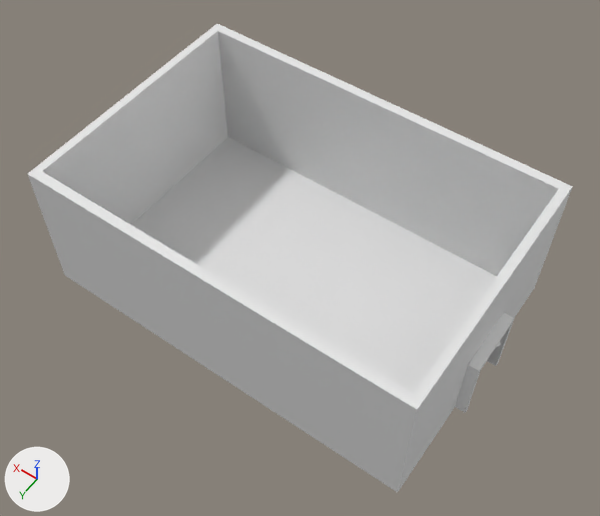
An edit to the Blender file Blender/restaurace.blend, drawn before and after from the same camera.
Before and after are seen from a 50 mm camera at (-22.2, 30.8, 51.5) aimed at (-0.9, 1.1, 4.7). Lighting does not change. The marker at lower left points along +X, +Y and +Z.

The scene before the commit, as lines of its bpy script (objects in view):
```python
me_cube_001 = bpy.data.meshes.new('Cube.001')
me_cube_001.from_pydata(...)  # a box spanning x -1.0..1.0, y -1.0..-0.29, z -1.0..10.27
# before: 0 (-1.0, -1.0, -1.0) at pixel (534, 287), 1 (-1.0, -1.0, 10.27) at pixel (572, 186), 2 (-1.0, -0.29, -1.0) at pixel (530, 293), 3 (-1.0, -0.29, 10.27) at pixel (568, 193), 4 (1.0, -1.0, -1.0)
# before: 5 (1.0, -1.0, 10.27) at pixel (217, 23), 6 (1.0, -0.29, -1.0), 7 (1.0, -0.29, 10.27) at pixel (211, 27)
me_cube_002 = bpy.data.meshes.new('Cube.002')
me_cube_002.from_pydata(...)  # a box spanning x 0.35..1.0, y -0.94..0.94, z -1.0..10.27
# before: 0 (0.35, -0.94, -1.0) at pixel (228, 136), 1 (0.35, -0.94, 10.27) at pixel (218, 30), 2 (0.35, 0.94, -1.0), 3 (0.35, 0.94, 10.27) at pixel (40, 172), 4 (1.0, -0.94, -1.0)
# before: 5 (1.0, -0.94, 10.27) at pixel (212, 27), 6 (1.0, 0.94, -1.0), 7 (1.0, 0.94, 10.27) at pixel (33, 168)
me_cube_003 = bpy.data.meshes.new('Cube.003')
me_cube_003.from_pydata(...)  # 264 vertices, 227 faces, 9 loose edges; spans x -0.45..1.8, y -0.96..0.95, z -1.0..10.27
me_cube_004 = bpy.data.meshes.new('Cube.004')
me_cube_004.from_pydata(...)  # a box spanning x -1.0..1.0, y -1.0..-0.29, z -1.0..10.27
# before: 0 (-1.0, -1.0, -1.0) at pixel (403, 483), 1 (-1.0, -1.0, 10.27) at pixel (423, 399), 2 (-1.0, -0.29, -1.0) at pixel (397, 492), 3 (-1.0, -0.29, 10.27) at pixel (417, 409), 4 (1.0, -1.0, -1.0)
# before: 5 (1.0, -1.0, 10.27) at pixel (35, 167), 6 (1.0, -0.29, -1.0) at pixel (64, 275), 7 (1.0, -0.29, 10.27) at pixel (27, 173)
me_plane = bpy.data.meshes.new('Plane')
me_plane.from_pydata([(-1.0, -1.0, 0.0), (1.0, -1.0, 0.0), (-1.0, 1.0, 0.0), (1.0, 1.0, 0.0)], [], [(0, 1, 3, 2)])
ob_cube = bpy.data.objects.new('Cube', me_cube_001)
ob_cube.location = (0.0, -9.0, 1.0)
ob_cube.scale = (15.0, 1.0, 1.0)
ob_cube_001 = bpy.data.objects.new('Cube.001', me_cube_002)
ob_cube_001.location = (14.0, 0.0, 1.0)
ob_cube_001.scale = (1.0, 10.0, 1.0)
ob_cube_002 = bpy.data.objects.new('Cube.002', me_cube_003)
ob_cube_002.location = (-15.35, 0.0, 1.0)
ob_cube_002.scale = (1.0, 10.0, 1.0)
ob_cube_003 = bpy.data.objects.new('Cube.003', me_cube_004)
ob_cube_003.location = (0.0, 10.29, 1.0)
ob_cube_003.scale = (15.0, 1.0, 1.0)
ob_plane = bpy.data.objects.new('Plane', me_plane)
ob_plane.location = (0.0, 0.0, 0.0)
ob_plane.scale = (15.0, 10.0, 1.0)
```
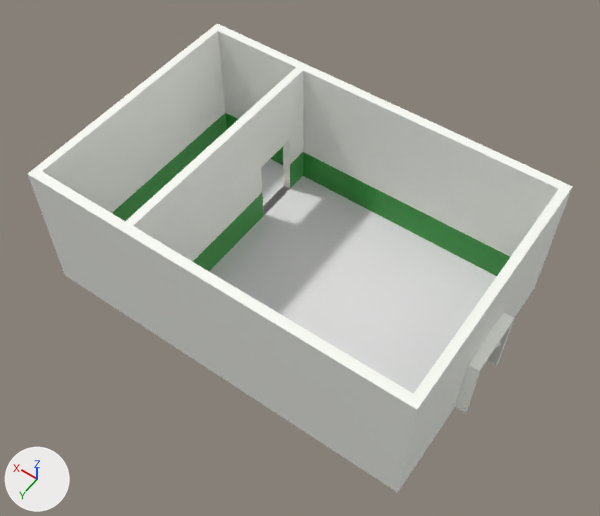
Diff of the bpy script that builds the scene:
```diff
--- a/Blender/restaurace.blend.py
+++ b/Blender/restaurace.blend.py
@@ me_cube_001 @@
 # used by ob_cube; location = (0.0, -9.0, 1.0); scale = (15.0, 1.0, 1.0)
 # verts and faces of me_cube_001; kept vertices keep their numbers, new ones are numbered from 8
-me_cube_001.from_pydata(...)  # 8 vertices, 6 faces; spans x -1.0..1.0, y -1.0..-0.29, z -1.0..10.27
+me_cube_001.from_pydata(...)  # 16 vertices, 14 faces; spans x -1.0..1.0, y -1.0..-0.29, z -1.0..10.27
+# me_cube_001 part 1
+delete_faces([(0, 1, 3, 2), (2, 3, 7, 6), (4, 6, 7, 5), (0, 4, 5, 1)])
+for new, old in zip([*range(8, 12)], [0, 2, 4, 6]): verts[new] = verts[old] + (0.0, 0.0, 2.82)
+for new, old in zip([*range(12, 16)], [1, 3, 5, 7]): verts[new] = verts[old] + (0.0, 0.0, -5.62)
+faces += [(1, 3, 13, 12), (3, 7, 15, 13), (5, 14, 15, 7), (1, 12, 14, 5), (0, 4, 10, 8), (4, 6, 11, 10)]  # mat_white (white #fdfff8)
+faces += [(0, 8, 9, 2), (8, 10, 14, 12), (10, 11, 15, 14), (9, 13, 15, 11), (8, 12, 13, 9)]  # mat_white (white #fdfff8)
+faces += [(2, 9, 11, 6)]  # mat_green (green #339c3d)
+# me_cube_001 part 2: 2 faces spanning x -1.0..1.0, y -1.0..-0.29, z -1.0..10.27 switch from no material to mat_white (white #fdfff8)
+me_cube_001.materials.append(mat_green)  # green #339b3d
@@ me_cube_002 @@
 # used by ob_cube_001; location = (14.0, 0.0, 1.0); scale = (1.0, 10.0, 1.0)
 # verts and faces of me_cube_002; kept vertices keep their numbers, new ones are numbered from 8
-me_cube_002.from_pydata(...)  # 8 vertices, 6 faces; spans x 0.35..1.0, y -0.94..0.94, z -1.0..10.27
+me_cube_002.from_pydata(...)  # 12 vertices, 10 faces; spans x 0.35..1.0, y -0.94..0.94, z -1.0..10.27
+# me_cube_002 part 3
+delete_faces([(0, 1, 3, 2), (2, 3, 7, 6), (4, 6, 7, 5), (0, 4, 5, 1)])
+for new, old in zip([*range(8, 12)], [0, 2, 4, 6]): verts[new] = verts[old] + (0.0, 0.0, 2.86)
+faces += [(1, 3, 9, 8), (3, 7, 11, 9), (5, 10, 11, 7), (1, 8, 10, 5), (0, 4, 10, 8), (4, 6, 11, 10)]  # mat_white (white #fdfff8)
+faces += [(2, 9, 11, 6)]  # mat_white (white #fdfff8)
+faces += [(0, 8, 9, 2)]  # mat_green (green #339c3d)
+# me_cube_002 part 4: 2 faces spanning x 0.35..1.0, y -0.94..0.94, z -1.0..10.27 switch from no material to mat_white (white #fdfff8)
+me_cube_002.materials.append(mat_green)  # green #339b3d
@@ me_cube_003 @@
 # used by ob_cube_002; location = (-15.35, 0.0, 1.0); scale = (1.0, 10.0, 1.0)
-me_cube_003.from_pydata(...)  # 264 vertices, 227 faces, 9 loose edges; spans x -0.45..1.8, y -0.96..0.95, z -1.0..10.27
+me_cube_003.from_pydata(...)  # 284 vertices, 245 faces, 9 loose edges; spans x -0.45..1.8, y -0.96..0.95, z -1.0..10.27
+# me_cube_003 part 5
+# 18 faces are deleted
+# 20 new vertices lie (0.0, 0.0, 2.82) away from vertices in x 0.35..1.0, y -0.96..0.95, z -1.0
+# 33 new faces join them, mat_white (white #fdfff8)
+# 3 new faces join them, mat_green (green #339c3d)
+# me_cube_003 part 6: 196 faces spanning x -0.45..1.8, y -0.96..0.95, z -1.0..10.27 switch from no material to mat_white (white #fdfff8)
+me_cube_003.materials.append(mat_green)  # green #339b3d
+me_cube_003.materials.append(mat_black)  # black #1e1e1e
@@ me_cube_004 @@
 # used by ob_cube_003; location = (0.0, 10.29, 1.0); scale = (15.0, 1.0, 1.0)
 # verts and faces of me_cube_004; kept vertices keep their numbers, new ones are numbered from 8
-me_cube_004.from_pydata(...)  # 8 vertices, 6 faces; spans x -1.0..1.0, y -1.0..-0.29, z -1.0..10.27
+me_cube_004.from_pydata(...)  # 12 vertices, 10 faces; spans x -1.0..1.0, y -1.0..-0.29, z -1.0..10.27
+# me_cube_004 part 7
+delete_faces([(0, 1, 3, 2), (2, 3, 7, 6), (4, 6, 7, 5), (0, 4, 5, 1)])
+for new, old in zip([*range(8, 12)], [0, 2, 4, 6]): verts[new] = verts[old] + (0.0, 0.0, 2.89)
+faces += [(1, 3, 9, 8), (3, 7, 11, 9), (5, 10, 11, 7), (1, 8, 10, 5), (4, 6, 11, 10), (2, 9, 11, 6)]  # mat_white (white #fdfff8)
+faces += [(0, 8, 9, 2)]  # mat_white (white #fdfff8)
+faces += [(0, 4, 10, 8)]  # mat_green (green #339c3d)
+# me_cube_004 part 8: 2 faces spanning x -1.0..1.0, y -1.0..-0.29, z -1.0..10.27 switch from no material to mat_white (white #fdfff8)
+me_cube_004.materials.append(mat_green)  # green #339b3d
@@ ob_cube_006 @@
+ob_cube_006 = bpy.data.objects.new('Cube.006', me_cube_007)  # 68 vertices, 59 faces, 3 loose edges; spans x 0.35..1.0, y -0.94..0.94, z -1.0..10.27; in mat_white (white #fdfff8), mat_green (green #339b3d)
+ob_cube_006.location = (5.84, 0.0, 1.0)
+ob_cube_006.scale = (1.0, 10.0, 1.0)
```

Pixel boxes [x1, y1, x2, y2] of what changed, in the pictures (600 x 516 px):
'Cube.006', added: after [126, 67, 303, 271]
    faces in mat_white (white #fdfff8): [126, 67, 303, 262]
    faces in mat_green (green #339c3d): [193, 152, 303, 271]
part 1 of me_cube_001, built on: [218, 31, 572, 289] in both
part 2 of me_cube_001, recoloured: [212, 24, 573, 193] in both
part 3 of me_cube_002, built on: before [42, 31, 228, 224]; after [42, 31, 227, 221]
part 4 of me_cube_002, recoloured: [35, 28, 217, 171] in both
part 5 of me_cube_003, built on: [402, 246, 549, 485] in both
part 6 of me_cube_003, recoloured: [411, 189, 570, 448] in both
part 7 of me_cube_004, built on: [28, 174, 422, 492] in both
part 8 of me_cube_004, recoloured: [28, 168, 423, 409] in both
